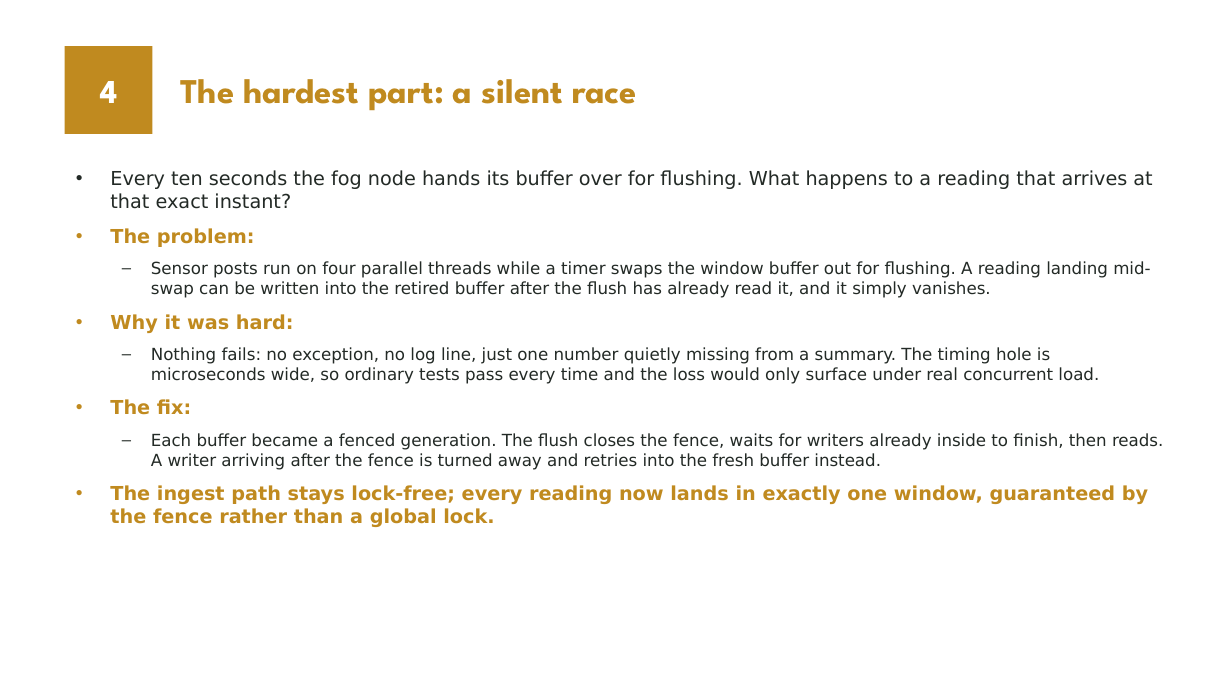
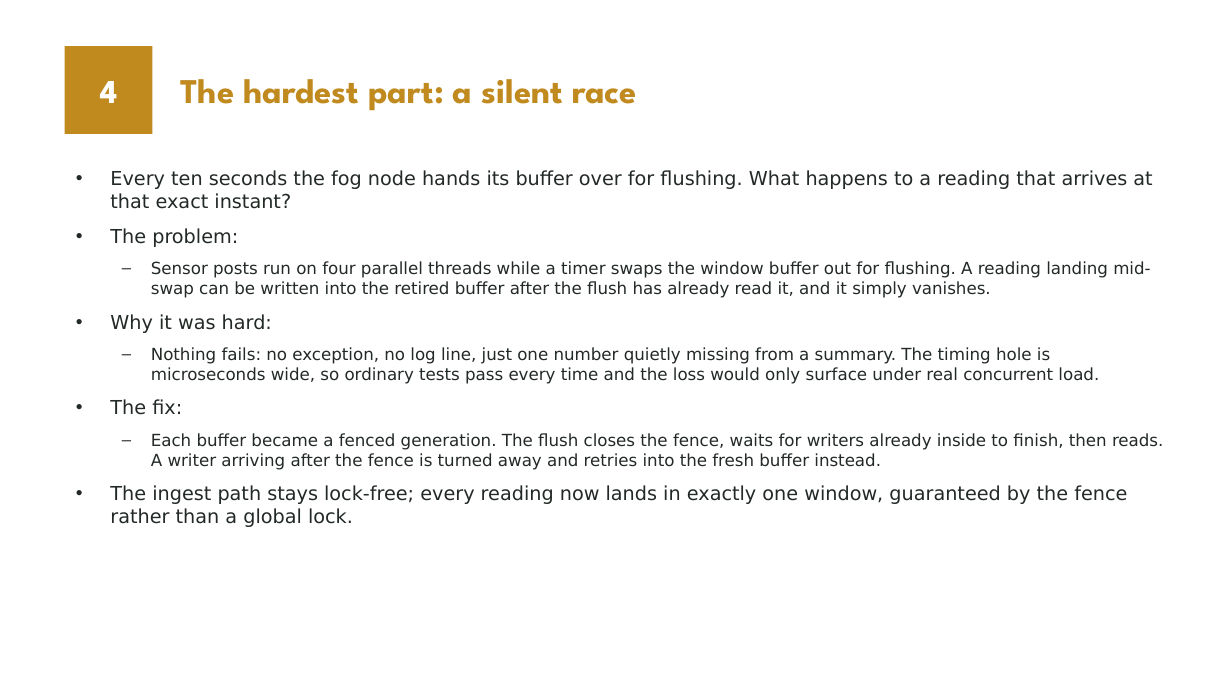
Before and after one commit to valletivarish/FEC_version_2, a slide deck: slide 5 of ppt/X25100963_smart-city-monitoring.pptx. Drawn at 1232x693 pixels with LibreOffice and Linux fonts; fonts in the diff are those of the drawing. Boxes give left, top, right and bottom in pixels: in the first picture for what was removed or moved away, otherwise in the second. Text is boxed around its words. In the diff, an @@ line names an element or a change of style, - is before the commit and + after.

Commit message:
Remove highlighted (bold accent-coloured) bullet text from project 04 deck; all bullets plain

```diff
--- a/ppt/X25100963_smart-city-monitoring.pptx
+++ b/ppt/X25100963_smart-city-monitoring.pptx
@@ text at bbox=[110, 228, 1127, 527]: text colour #C08A1F to #232A26, bold off in "The problem:", "Why it was hard:", "The fix:", "The ingest path stays lock-free; every reading ..." @@
```
Also in this commit, not shown: 4 other slides changed.
